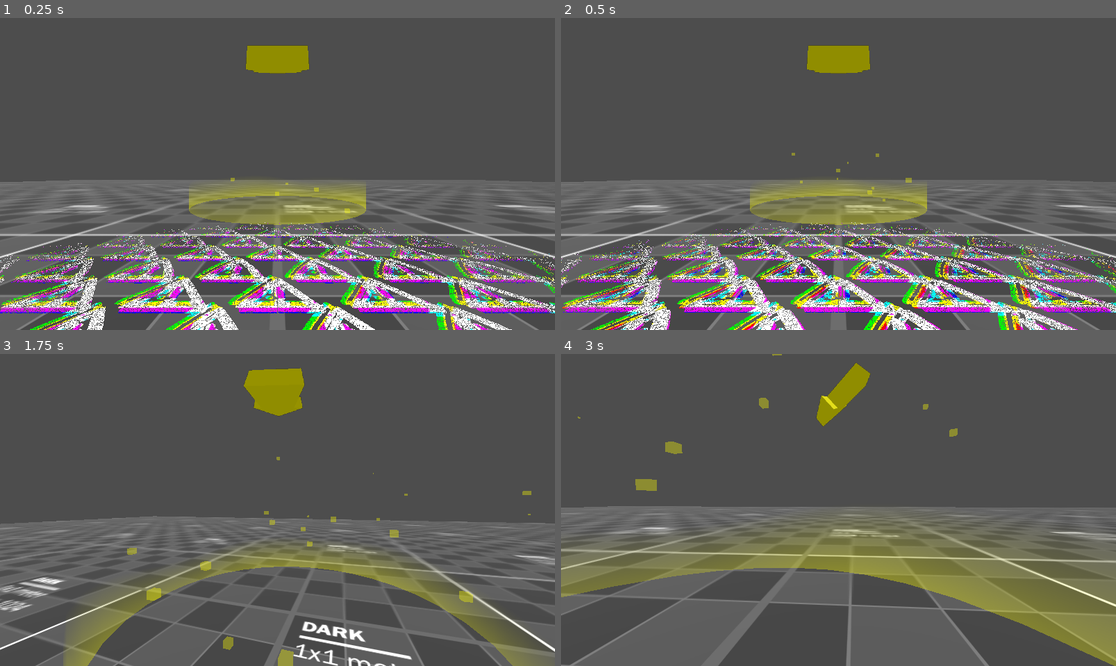
Above: before the commit, frames 1-4 (two rows, left to right).
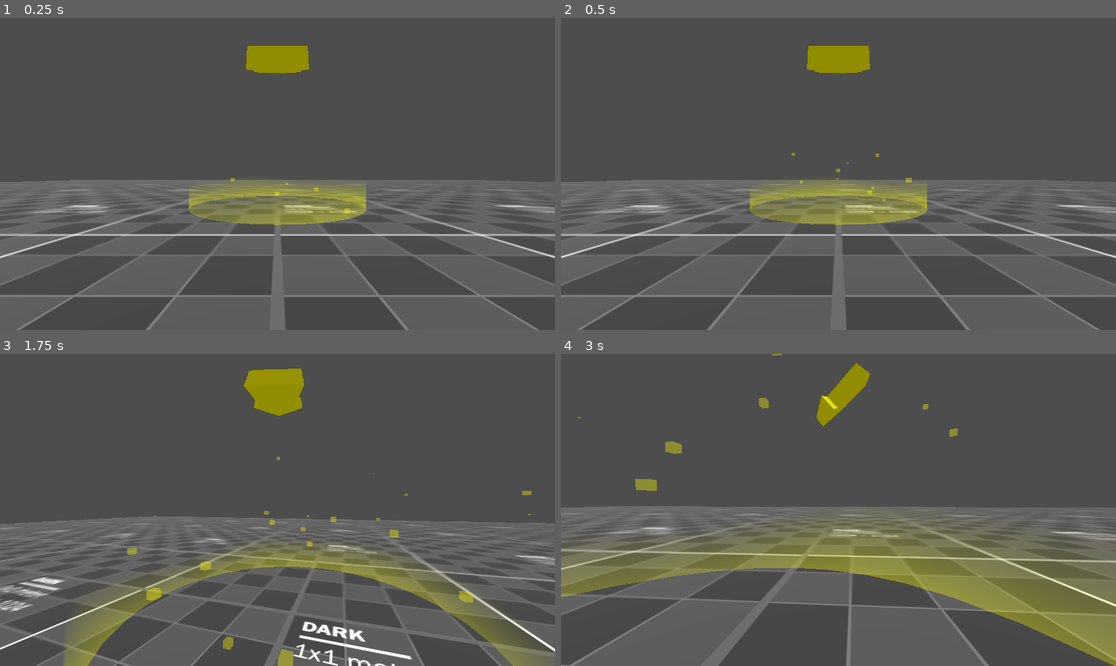
Above: after the commit, the same moments.

Repository: dairycultist/CityZoomer
Game: Godot game, scene res://game_scene.tscn
Same seed, same stepped clock (60 frames per second), same inputs: the game is played once before the commit and once after it.
Inputs (mouse positions are in pixels of both pictures, inside the frame that each line leads up to):
- Up to frame 1 (0.25 s): no input
- Up to frame 2 (0.5 s): no input
- Up to frame 3 (1.75 s): move the mouse to (305, 510) at 0.52 s; hold W (walk_up) from 0.53 s (still down); tap Space (jump) at 0.77, 1.52 s; move the mouse to (249, 510) at 1.27 s
- Up to frame 4 (3 s): keep holding W (walk_up); move the mouse to (849, 503) at 2.02 s; move the mouse to (832, 516) at 2.77 s

The runs differ from the first frame. In frame 1, 9.6% of the frame differs, in the area x 0-100%, y 65-100%; in frame 2, 9.9%; in frame 3, less than 0.1%; in frame 4, less than 0.1%.

Commit message:
Death barrier functionality

Diff:
--- a/checkpoint.gd
+++ b/checkpoint.gd
@@ -4,4 +4,6 @@
 	self.body_entered.connect(_test_for_player)
 
 func _test_for_player(_area: Node3D):
+
+	# remember to check that it is the player entering and not something else
 	print("test")
--- a/game_scene.tscn
+++ b/game_scene.tscn
@@ -9,10 +9,12 @@
 [ext_resource type="Script" uid="uid://d0x1o3jgcm7k0" path="res://checkpoint_compass.gd" id="5_mj2jn"]
 [ext_resource type="Shader" uid="uid://bq3uh4maovbii" path="res://things/death_barrier/death_barrier.gdshader" id="8_e35lh"]
 [ext_resource type="Texture2D" uid="uid://binc7piiokdb0" path="res://things/death_barrier/death_barrier.png" id="9_udeyl"]
+[ext_resource type="Script" uid="uid://djay624bpewsi" path="res://things/death_barrier/death_barrier.gd" id="10_miq82"]
 
 [sub_resource type="CapsuleShape3D" id="CapsuleShape3D_mlf6e"]
 
-[sub_resource type="WorldBoundaryShape3D" id="WorldBoundaryShape3D_mlf6e"]
+[sub_resource type="BoxShape3D" id="BoxShape3D_miq82"]
+size = Vector3(100, 2, 100)
 
 [sub_resource type="StandardMaterial3D" id="StandardMaterial3D_6e45b"]
 albedo_texture = ExtResource("2_kdryc")
@@ -77,9 +79,9 @@
 render_priority = 0
 shader = ExtResource("8_e35lh")
 shader_parameter/albedo_texture = ExtResource("9_udeyl")
-shader_parameter/uv_scale = 10.0
-shader_parameter/max_player_dist = 5.0
-shader_parameter/player_dist = 0.24
+shader_parameter/uv_scale = 5.0
+shader_parameter/max_player_dist = 10.0
+shader_parameter/player_dist = 0.0
 shader_parameter/glitch_intensity = 0.04
 
 [sub_resource type="QuadMesh" id="QuadMesh_miq82"]
@@ -103,7 +105,8 @@
 [node name="Floor" type="StaticBody3D" parent="."]
 
 [node name="CollisionShape3D" type="CollisionShape3D" parent="Floor"]
-shape = SubResource("WorldBoundaryShape3D_mlf6e")
+transform = Transform3D(1, 0, 0, 0, 1, 0, 0, 0, 1, 0, -1, 0)
+shape = SubResource("BoxShape3D_miq82")
 
 [node name="MeshInstance3D" type="MeshInstance3D" parent="Floor"]
 mesh = SubResource("PlaneMesh_mlf6e")
@@ -167,5 +170,6 @@
 shape = SubResource("CylinderShape3D_kdryc")
 
 [node name="DeathBarrier" type="MeshInstance3D" parent="."]
-transform = Transform3D(1, 0, 0, 0, 1, 0, 0, 0, 1, 0, 0.36035, 0)
+transform = Transform3D(1, 0, 0, 0, 1, 0, 0, 0, 1, 0, -10, 0)
 mesh = SubResource("QuadMesh_miq82")
+script = ExtResource("10_miq82")
--- a/player_controller.gd
+++ b/player_controller.gd
@@ -16,10 +16,6 @@
 	Input.set_mouse_mode(Input.MOUSE_MODE_CAPTURED)
 
 func _process(delta: float) -> void:
-
-	if (position.y < -10):
-		position = Vector3.ZERO
-		velocity = Vector3.ZERO
 
 	# movement
 	var input_dir := Input.get_vector("walk_left", "walk_right", "walk_up", "walk_down")
--- /dev/null
+++ b/things/death_barrier/death_barrier.gd
@@ -0,0 +1,16 @@
+extends MeshInstance3D
+
+@onready var player: Node3D = $"/root/GameScene/Player"
+
+func _process(delta: float) -> void:
+
+	if (player.global_position.y < global_position.y):
+		player.global_position = Vector3.ZERO
+		player.velocity = Vector3.ZERO
+
+	global_position.x = player.global_position.x
+	global_position.z = player.global_position.z
+
+	self.mesh.surface_get_material(0).set("shader_parameter/player_dist", player.global_position.y - global_position.y);
+
+	pass
Not shown: 1 places in game_scene.tscn that only renumber resources
Not shown, added: things/death_barrier/death_barrier.gd.uid
